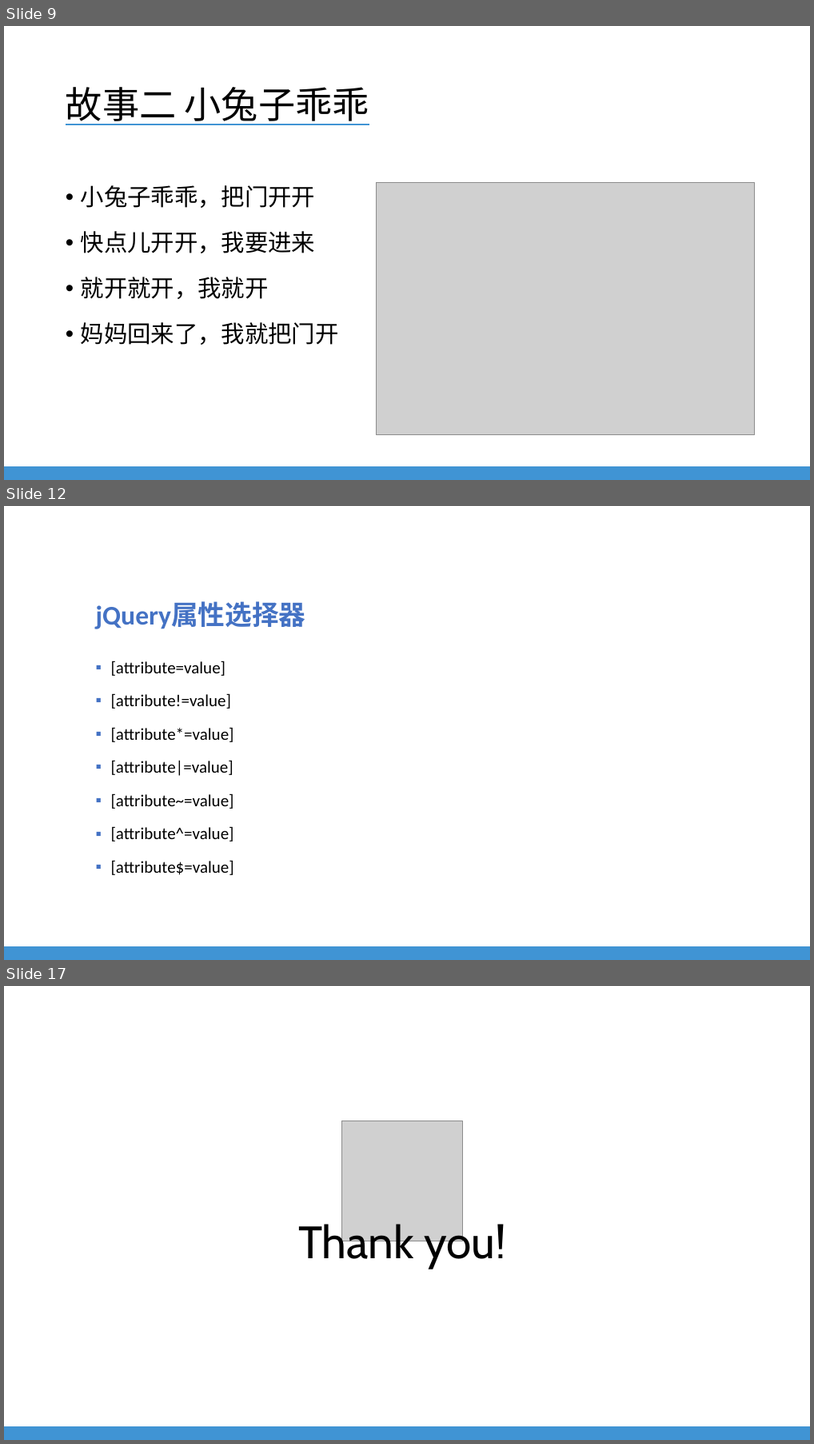
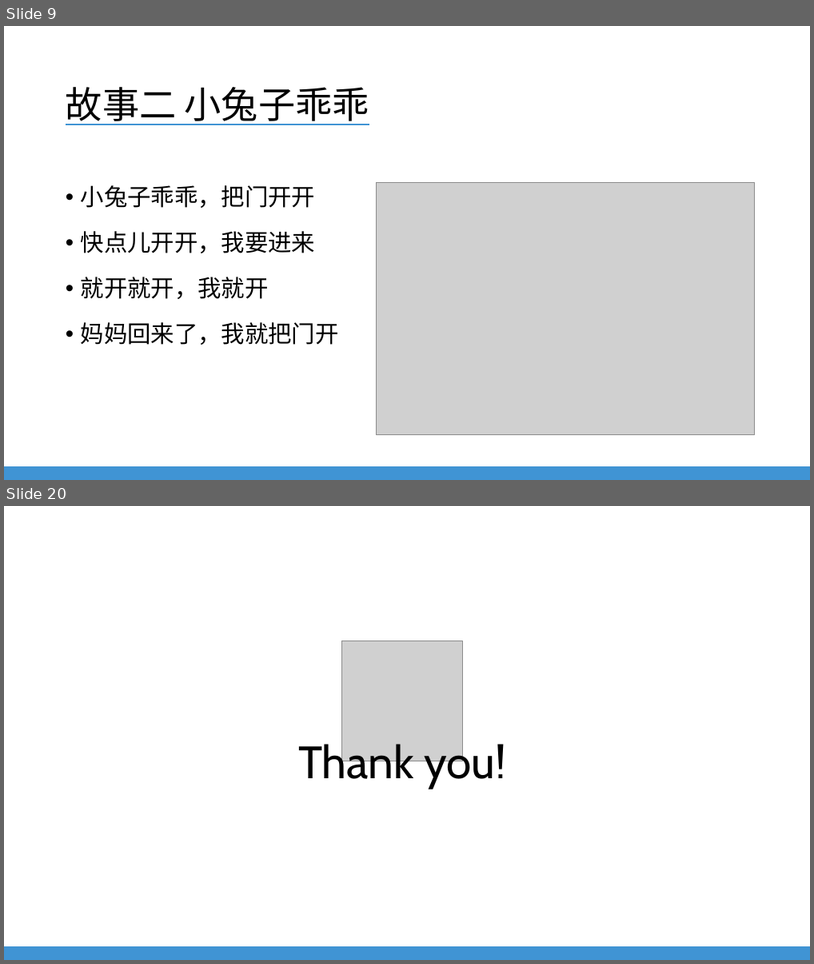
Before and after one commit to EverDoc/NLU, a slide deck: NLU Training - Javascript For QA.pptx. Shown one above the other, each under a label of ours: slides 9, 12 and 17 before the commit, slides 9 and 20 after it; the slides between them are not shown. The pictures are 814x1444 and 814x964 pixels, drawn with LibreOffice and Linux fonts; fonts in the diff are those of the drawing; grey boxes stand for pictures; background and template pictures are left out. Boxes give left, top, right and bottom in pixels: in the first picture for what was removed or moved away, otherwise in the second. Text is boxed around its words. In the diff, an @@ line names an element or a change of style, - is before the commit and + after.

```diff
--- a/NLU Training - Javascript For QA.pptx
+++ b/NLU Training - Javascript For QA.pptx
@@ slide 12 removed at (x1=4, y1=506, x2=810, y2=960), background #FFFFFF; not listed: 1 template element that a slide beside it also shows @@
@@ text removed at (x1=96, y1=602, x2=306, y2=629) @@
-jQuery属性选择器
@@ text removed at (x1=111, y1=660, x2=234, y2=875) @@
-▪ [attribute=value]
-▪ [attribute!=value]
-▪ [attribute*=value]
-▪ [attribute|=value]
-▪ [attribute~=value]
-▪ [attribute^=value]
-▪ [attribute$=value]
@@ what was slide 17 is now slide 20 @@
```
Also in this commit, not shown: 10 slides added, 6 other slides removed.
